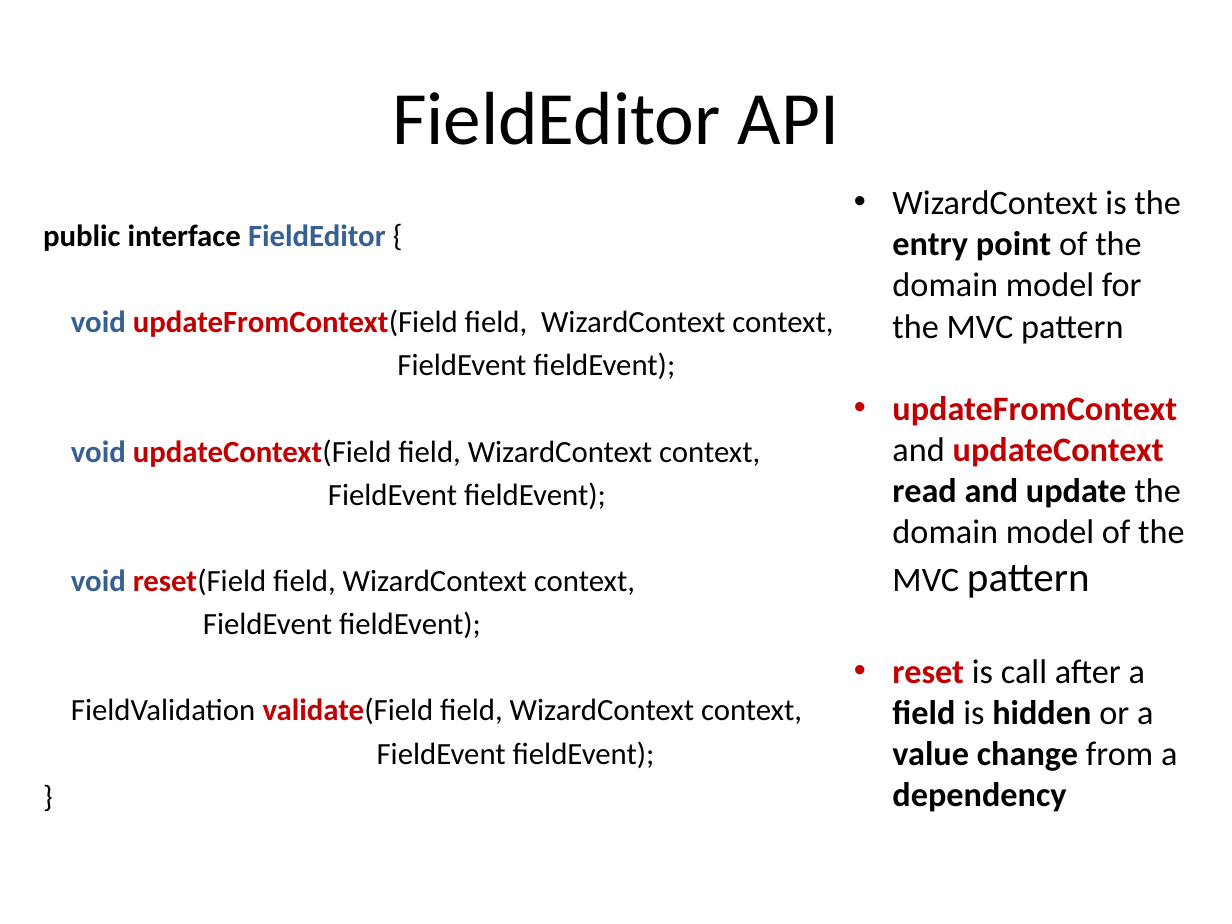
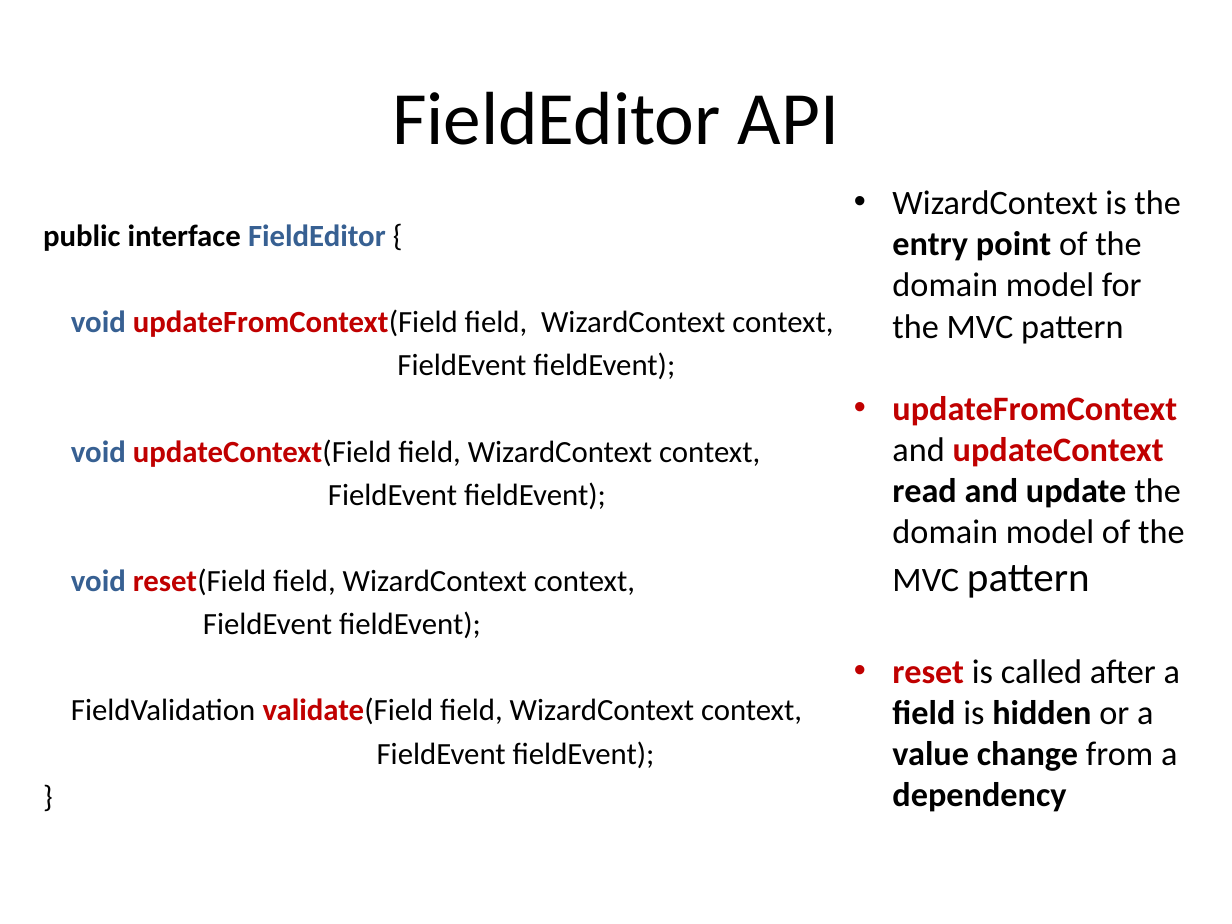
Before and after one commit to lesfurets/mdl4ui, a slide deck: slide 43 of mdl4ui-docs/mdl4ui_cg2013.pptx (slide 39 before the commit). Drawn at 1232x924 pixels with LibreOffice and Linux fonts; fonts in the diff are those of the drawing. Boxes give left, top, right and bottom in pixels: in the first picture for what was removed or moved away, otherwise in the second. Text is boxed around its words. In the diff, an @@ line names an element or a change of style, - is before the commit and + after.

Commit message:
fixed a few typo
added chapters

```diff
--- a/mdl4ui-docs/mdl4ui_cg2013.pptx
+++ b/mdl4ui-docs/mdl4ui_cg2013.pptx
@@ text at (x1=892, y1=659, x2=1180, y2=812): text changed @@
-• reset is call after a field is hidden or a value change from a dependency
+• reset is called after a field is hidden or a value change from a dependency
```
Also in this commit, not shown: 14 other slides changed, 7 slides added, 1 slide removed.
